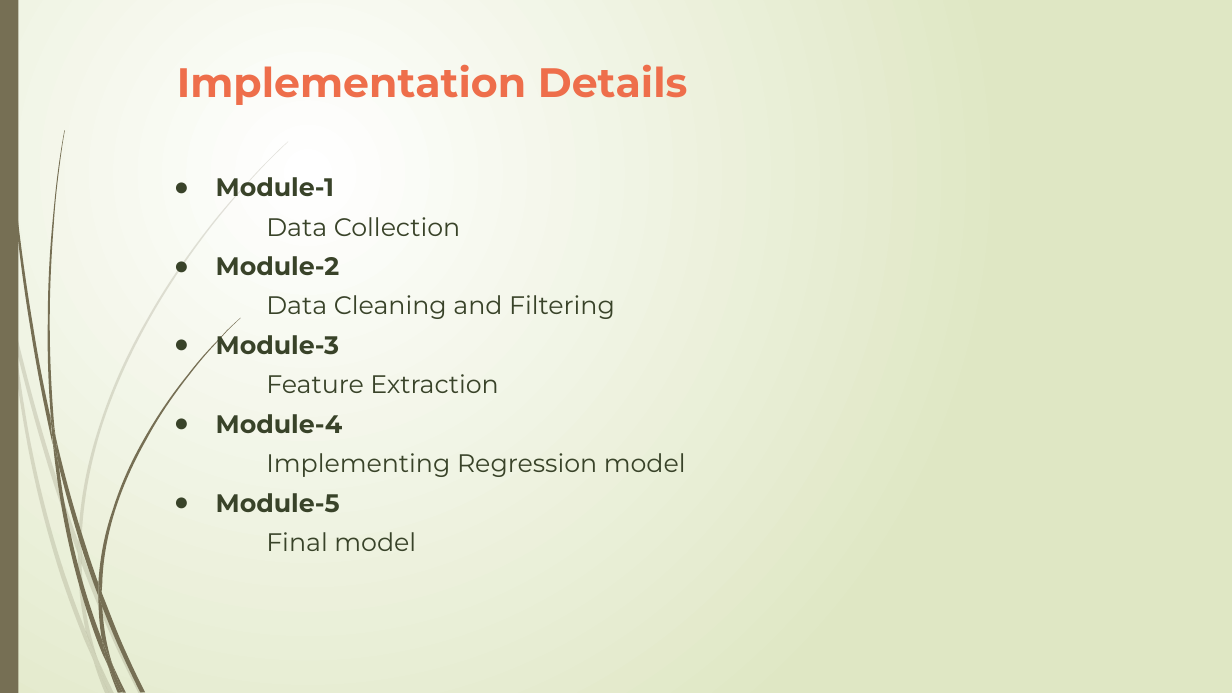
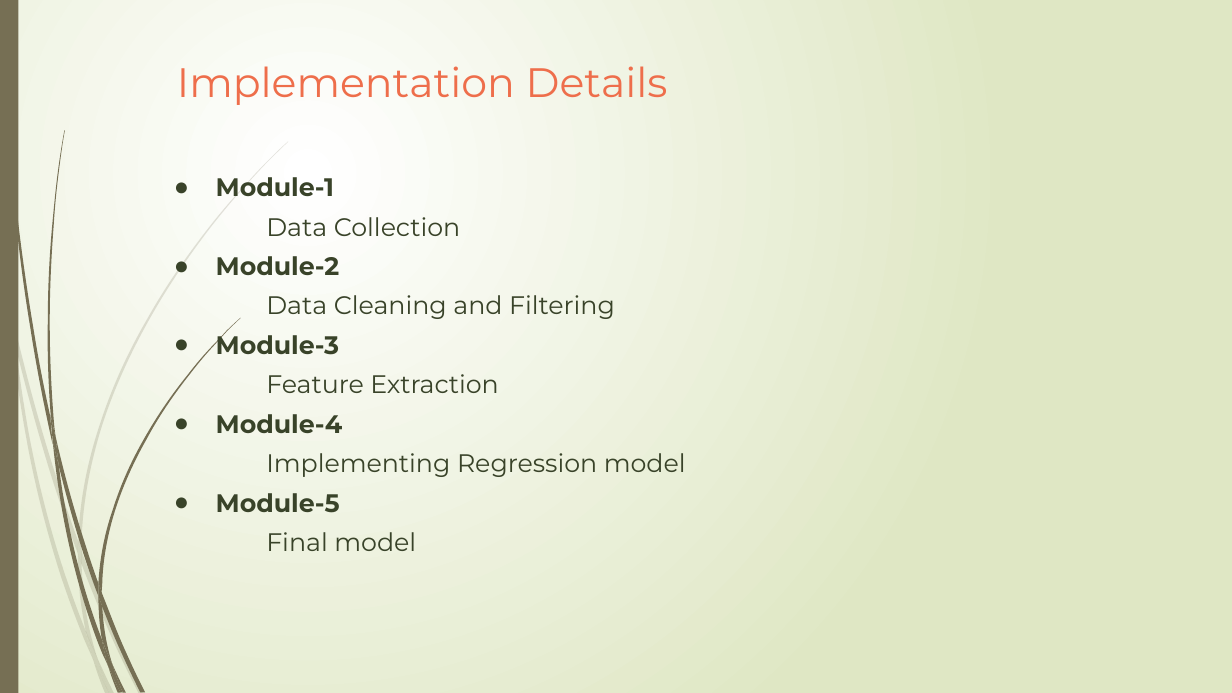
Before and after one commit to NavaneethVijay/vtuproject, a slide deck: slide 9 of Phase-II-Seminar.pptx (slide 10 before the commit). Drawn at 1232x693 pixels with LibreOffice and Linux fonts; fonts in the diff are those of the drawing. Boxes give left, top, right and bottom in pixels: in the first picture for what was removed or moved away, otherwise in the second. Text is boxed around its words. In the diff, an @@ line names an element or a change of style, - is before the commit and + after.

```diff
--- a/Phase-II-Seminar.pptx
+++ b/Phase-II-Seminar.pptx
@@ title "Implementation Details" at bbox=[177, 66, 668, 105]: bold off @@
```
Also in this commit, not shown: 7 other slides changed, 1 slide added, 1 slide removed, 8 other files.
